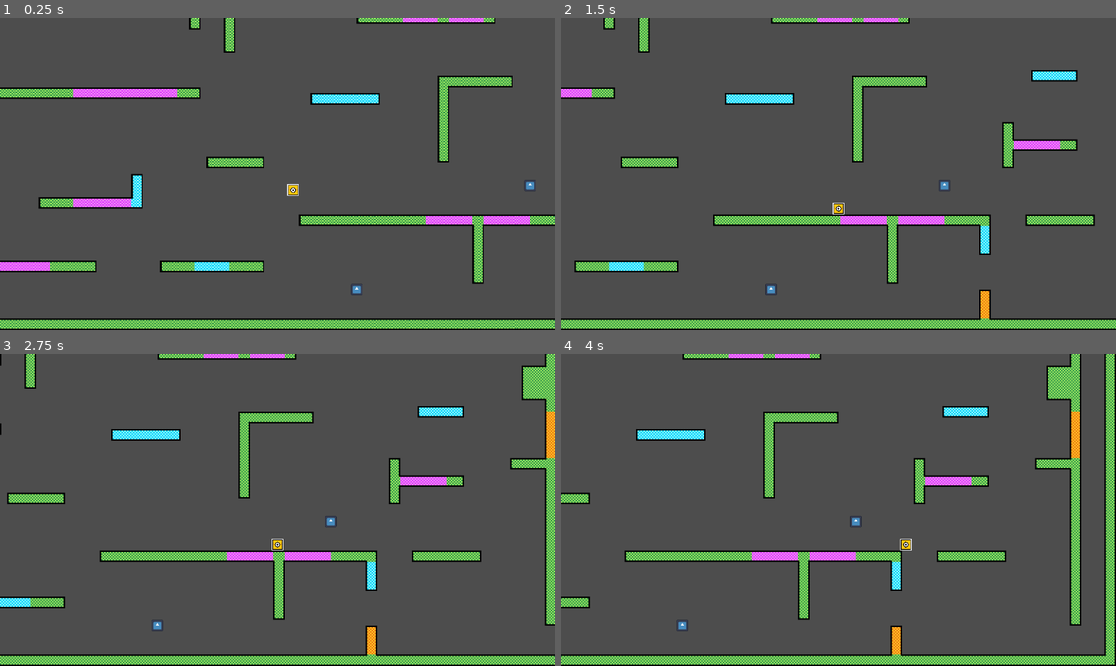
Above: before the commit, frames 1-4 (two rows, left to right).
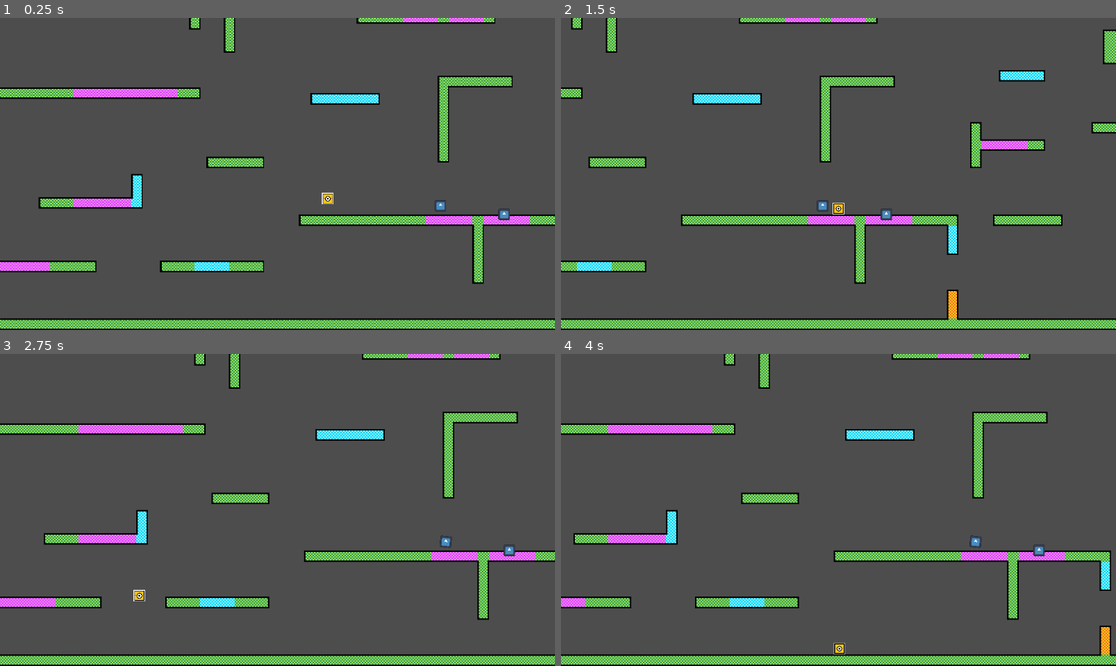
Above: after the commit, the same moments.

Repository: Someone71/Ori-Game
Game: Godot game, scene res://Scenes/OriGame.tscn
Two runs of this game, one before a commit and one after it. Both use one fixed random seed, a clock stepped at 60 frames per second and the inputs below. The engine's default icon, where the game draws it, is replaced by a stand-in: a white triangle on a blue panel in a dark square.
Inputs (mouse positions are in pixels of both pictures, inside the frame that each line leads up to):
- Up to frame 1 (0.25 s): no input
- Up to frame 2 (1.5 s): move the mouse to (960, 158) at 0.52 s; hold D (right) from 0.53 s (still down); right-click (960, 158) at 0.6 s; tap Space (jump) at 0.77 s; click (960, 158) at 0.8 s; move the mouse to (727, 189) at 1.27 s; click (727, 189) at 1.35 s
- Up to frame 3 (2.75 s): tap Space (jump) at 1.52 s; right-click (166, 525) at 1.55 s; move the mouse to (333, 441) at 2.02 s; release D (right) at 2.03 s; hold A (left) from 2.03 s (still down); right-click (333, 441) at 2.1 s; click (333, 441) at 2.3 s
- Up to frame 4 (4 s): move the mouse to (810, 572) at 2.77 s; release A (left) at 2.78 s; hold D (right) from 2.78 s (still down); click (810, 572) at 2.85 s; tap Space (jump) at 3.02, 3.77 s; right-click (810, 572) at 3.05 s; move the mouse to (1005, 556) at 3.52 s; right-click (1005, 556) at 3.6 s; click (1005, 556) at 3.8 s

The runs differ from the first frame. In frame 1, 0.4% of the frame differs, in the area x 51-97%, y 51-89%; in frame 2, 11%; in frame 3, 18%; in frame 4, 20%, in the area x 0-100%, y 0-100%.

Commit message:
made the time slow down when bashing

Diff:
--- a/Scenes/OriGame.tscn
+++ b/Scenes/OriGame.tscn
@@ -9,7 +9,7 @@
 
 [node name="Player" parent="." unique_id=1127191638 instance=ExtResource("1_3pc41")]
 unique_name_in_owner = true
-position = Vector2(928, -456)
+position = Vector2(1024, -432)
 
 [node name="Map" parent="." unique_id=1526308851 instance=ExtResource("2_w7qmd")]
 
@@ -19,7 +19,9 @@
 script = ExtResource("3_i1kgc")
 
 [node name="Projectile" parent="." unique_id=121647500 instance=ExtResource("4_og7hn")]
-position = Vector2(1584, -400)
+position = Vector2(1336, -344)
+mass = 3.0
 
 [node name="Projectile2" parent="." unique_id=1327722775 instance=ExtResource("4_og7hn")]
-position = Vector2(1104, -112)
+position = Vector2(1512, -320)
+mass = 1.5
--- a/Scripts/player.gd
+++ b/Scripts/player.gd
@@ -5,9 +5,9 @@
 const SPEED = 400.0
 const JUMP_VELOCITY = -800.0
 var speedLimitY = 800
-var negSpeedLimitY = -1000
-var speedLimitX = 1000
-var negSpeedLimitX = -1000
+var negSpeedLimitY = -1500
+var speedLimitX = 1500
+var negSpeedLimitX = -1500
 
 var inAir = true
 
@@ -30,7 +30,10 @@
 var wallBounceCoyoteTime = 0.15
 
 #bash variables
+var closestProjectile
 var bashCD = 0
+var isBashing = false
+var bashTimer = 0
 
 func dash():
 	dashDir = Input.get_vector("left", "right", "up", "down")
@@ -38,7 +41,7 @@
 	isDashing = true
 	dashCD = 1
 	dashTimer = dashTime
-	velocity = dashDir * dashSpeed * 0.75
+	velocity = dashDir * dashSpeed * 0.7
 	if Input.is_action_pressed("up"):
 		velocity.y -= 200
 
@@ -97,15 +100,21 @@
 		velocity.x -= deltaSpeedX / 1.05 * delta
 
 func bash():
-	var projectile = get_closest_projectile()
-	velocity += get_local_mouse_position().normalized() * 300 * projectile.mass
-	if velocity.dot(get_local_mouse_position()) < 0.5 or velocity.length() <= 400:
-		velocity = get_local_mouse_position().normalized() * 400 * projectile.mass
-	#velocity = velocity.length() * get_local_mouse_position().normalized() + (get_global_mouse_position() - global_position).normalized() * 400
-	#print(velocity)
-	velocity.y -= 200
-	bashCD = 1
-	dashCD = 0
+	if(isBashing):
+		if bashTimer <= 0 or Input.is_action_just_released("bash"):
+			velocity = get_local_mouse_position().normalized() * 600 * closestProjectile.mass
+			closestProjectile.rotation = (get_local_mouse_position() * -1).angle()
+
+			velocity.y -= 200
+			bashCD = 1
+			dashCD = 0
+			isBashing = false
+			Engine.time_scale = 1
+	else:
+		isBashing = true
+		bashTimer = 0.1
+		Engine.time_scale = 0.2
+		velocity = Vector2.ZERO
 
 func get_closest_projectile():
 	var closest = null
@@ -138,7 +147,7 @@
 		velocity.y = negSpeedLimitY
 
 		# Add the gravity.
-	if not is_on_floor():
+	if not is_on_floor() and not isBashing:
 		velocity += get_gravity() * 1.2 * delta*2
 		coyoteTime -= delta
 
@@ -175,11 +184,18 @@
 	if velocity.x != 0:
 		prevX = velocity.x
 
-	if(Input.is_action_just_pressed("bash") and bashArea.has_overlapping_areas() and bashCD <= 0):
-		bash()
+	if(Input.is_action_just_pressed("bash") and bashArea.has_overlapping_areas() and bashCD <= 0) or isBashing:
+		if not isBashing:
+			closestProjectile = get_closest_projectile()
+		else:
+			position.x = move_toward(position.x, closestProjectile.position.x, delta*100)
+			position.y = move_toward(position.y, closestProjectile.position.y, delta*100)
+			bashTimer -= delta
+		if closestProjectile != null:
+			bash()
 
 	jump()
 	movement(delta)
 	speedFallOff(delta)
 	move_and_slide()
-	print(velocity)
+	#print(velocity)
